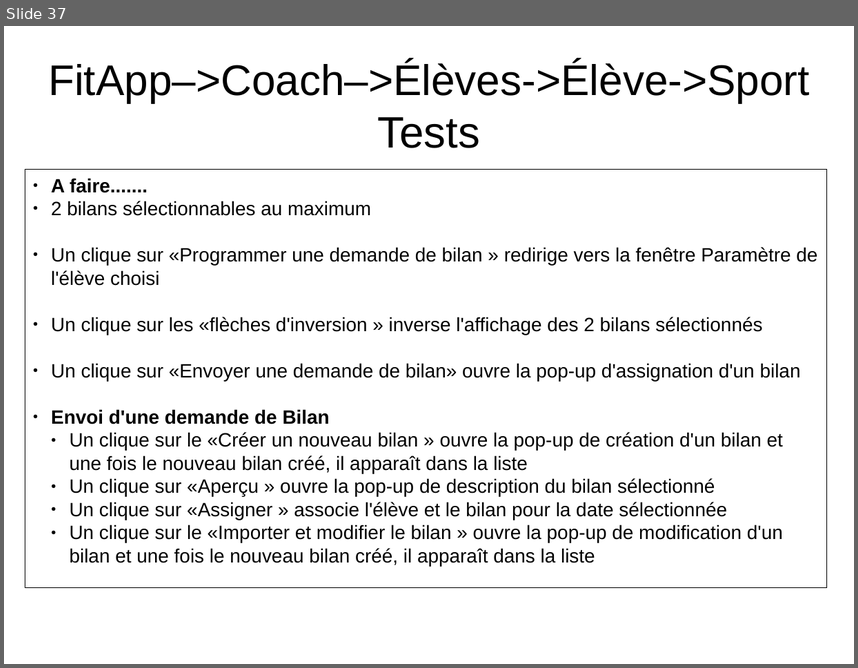
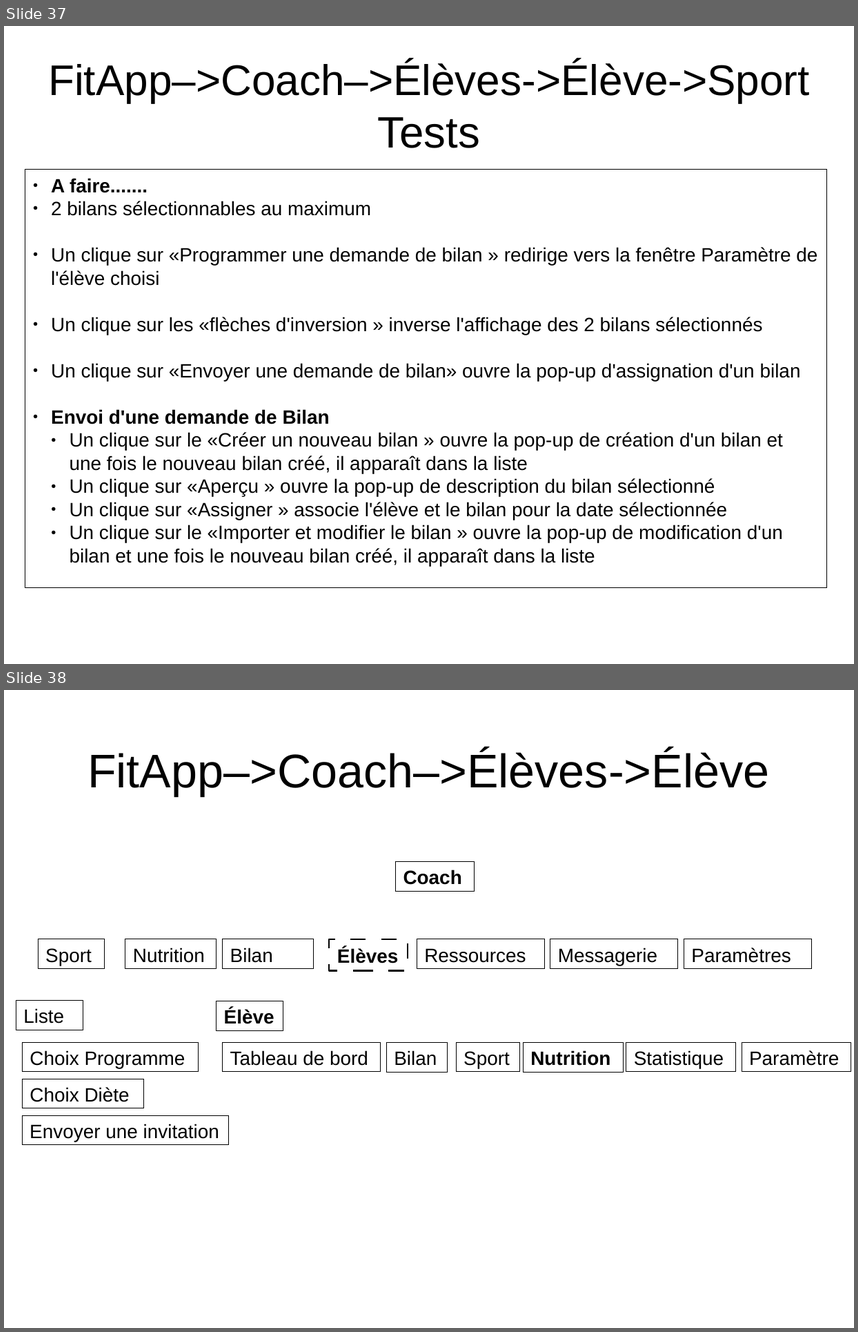
Before and after one commit to NicolasGavard/WebVysionSportV2, a slide deck: Documentations/FitApp - Elèves v1.02.odp. Shown one above the other, each under a label of ours: slide 37 before the commit, slides 37 and 38 after it. The pictures are 858x668 and 858x1332 pixels, drawn with LibreOffice and Linux fonts; fonts in the diff are those of the drawing. Boxes give left, top, right and bottom in pixels: in the first picture for what was removed or moved away, otherwise in the second. Text is boxed around its words. In the diff, an @@ line names an element or a change of style, - is before the commit and + after.

```diff
--- a/Documentations/FitApp - Elèves v1.02.odp
+++ b/Documentations/FitApp - Elèves v1.02.odp
@@ slide 38 added at <box>4,690,854,1328</box>, background #FFFFFF @@
@@ title added at <box>87,749,769,796</box>, 44 pt, text #000000 @@
+FitApp–>Coach–>Élèves->Élève
@@ rectangle added at <box>396,861,475,891</box>, outline #000000 0 pt, 18 pt, text #000000, bold @@
+Coach
@@ rectangle added at <box>38,939,105,969</box>, outline #000000 0 pt, 18 pt, text #000000 @@
+Sport
@@ rectangle added at <box>125,939,216,969</box>, outline #000000 0 pt, 18 pt, text #000000 @@
+Nutrition
@@ rectangle added at <box>222,939,313,969</box>, outline #000000 0 pt, 18 pt, text #000000 @@
+Bilan
@@ rectangle added at <box>329,939,408,971</box>, outline #000000 1.5 pt, 18 pt, text #000000, bold @@
+Élèves
@@ rectangle added at <box>417,939,544,969</box>, outline #000000 0 pt, 18 pt, text #000000 @@
+Ressources
@@ rectangle added at <box>551,939,678,969</box>, outline #000000 0 pt, 18 pt, text #000000 @@
+Messagerie
@@ rectangle added at <box>684,939,812,969</box>, outline #000000 0 pt, 18 pt, text #000000 @@
+Paramètres
@@ rectangle added at <box>16,1000,83,1030</box>, outline #000000 0 pt, 18 pt, text #000000 @@
+Liste
@@ rectangle added at <box>216,1001,283,1031</box>, outline #000000 0 pt, 18 pt, text #000000, bold @@
+Élève
@@ rectangle added at <box>23,1043,199,1072</box>, outline #000000 0 pt, 18 pt, text #000000 @@
+Choix Programme
@@ rectangle added at <box>222,1043,381,1072</box>, outline #000000 0 pt, 18 pt, text #000000 @@
+Tableau de bord
@@ rectangle added at <box>387,1043,448,1073</box>, outline #000000 0 pt, 18 pt, text #000000 @@
+Bilan
@@ rectangle added at <box>456,1043,520,1072</box>, outline #000000 0 pt, 18 pt, text #000000 @@
+Sport
@@ rectangle added at <box>523,1043,624,1073</box>, outline #000000 0 pt, 18 pt, text #000000, bold @@
+Nutrition
@@ rectangle added at <box>626,1043,736,1072</box>, outline #000000 0 pt, 18 pt, text #000000 @@
+Statistique
@@ rectangle added at <box>742,1043,852,1072</box>, outline #000000 0 pt, 18 pt, text #000000 @@
+Paramètre
@@ rectangle added at <box>23,1078,144,1108</box>, outline #000000 0 pt, 18 pt, text #000000 @@
+Choix Diète
@@ rectangle added at <box>22,1115,228,1144</box>, outline #000000 0 pt, 18 pt, text #000000 @@
+Envoyer une invitation
```
Also in this commit, not shown: 2 slides changed, 6 other slides added.
